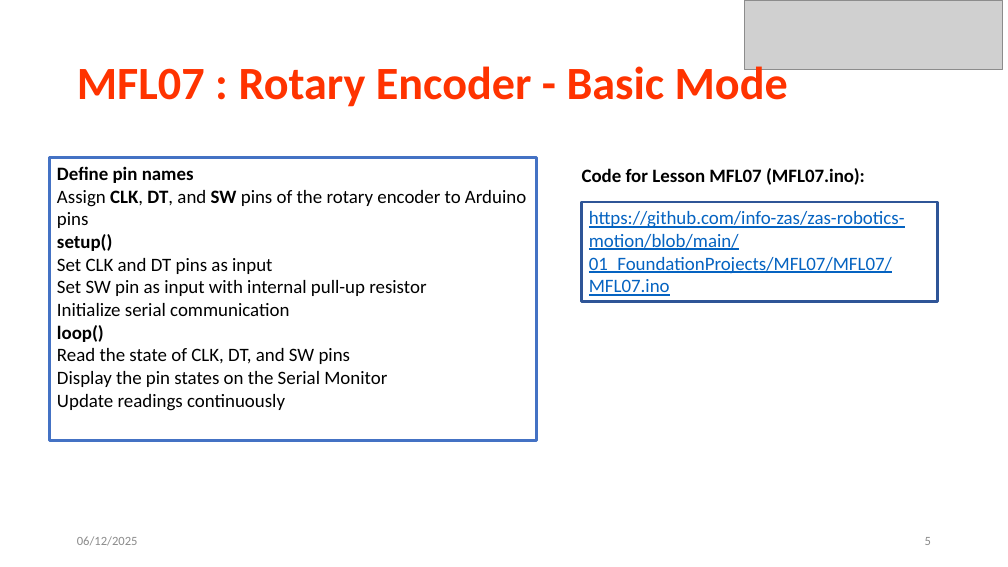
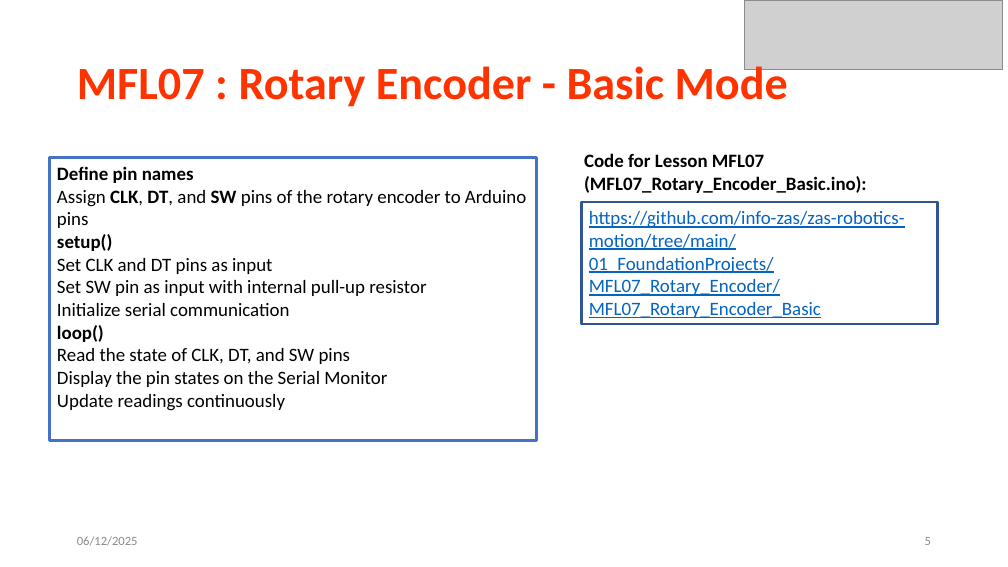
Before and after one commit to info-zas/zas-robotics-motion, a slide deck: slide 5 of 01_FoundationProjects/MFL07_Rotary_Encoder/MFL07_Rotary_Encoder.pptx. Drawn at 1008x567 pixels with LibreOffice and Linux fonts; fonts in the diff are those of the drawing; grey boxes stand for pictures. Boxes give left, top, right and bottom in pixels: in the first picture for what was removed or moved away, otherwise in the second. Text is boxed around its words. In the diff, an @@ line names an element or a change of style, - is before the commit and + after.

```diff
--- a/01_FoundationProjects/MFL07_Rotary_Encoder/MFL07_Rotary_Encoder.pptx
+++ b/01_FoundationProjects/MFL07_Rotary_Encoder/MFL07_Rotary_Encoder.pptx
@@ text at box(584, 153, 867, 193): text changed @@
-Code for Lesson MFL07 (MFL07.ino):
+Code for Lesson MFL07 (MFL07_Rotary_Encoder_Basic.ino):
@@ rectangle "https://github.com/info-zas/zas-robotics-motion/tree/main/01 ...": place and size @@
-rectangle "https://github.com/info-zas/zas-robotics-motion/tree/main/01 ..." at box(582, 202, 938, 301)
+rectangle "https://github.com/info-zas/zas-robotics-motion/tree/main/01 ..." at box(582, 202, 938, 324)
@@ text in rectangle at box(589, 211, 905, 318): text changed @@
-https://github.com/info-zas/zas-robotics-motion/blob/main/01_FoundationProjects/MFL07/MFL07/MFL07.ino
+https://github.com/info-zas/zas-robotics-motion/tree/main/01_FoundationProjects/MFL07_Rotary_Encoder/MFL07_Rotary_Encoder_Basic
```
Also in this commit, not shown: 2 other slides changed, 15 other files.
